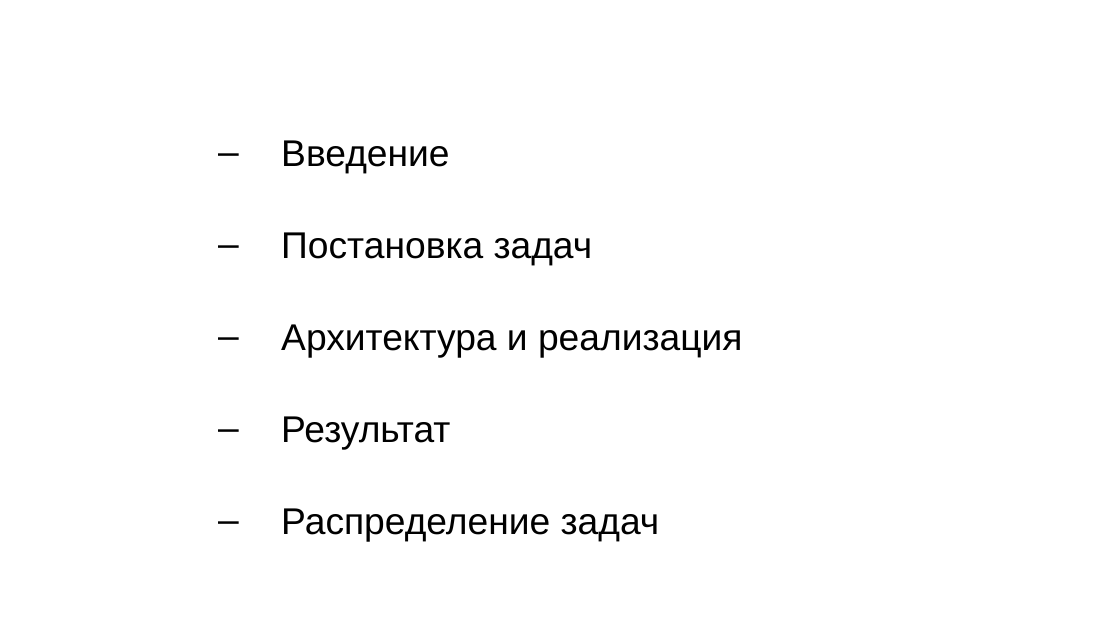
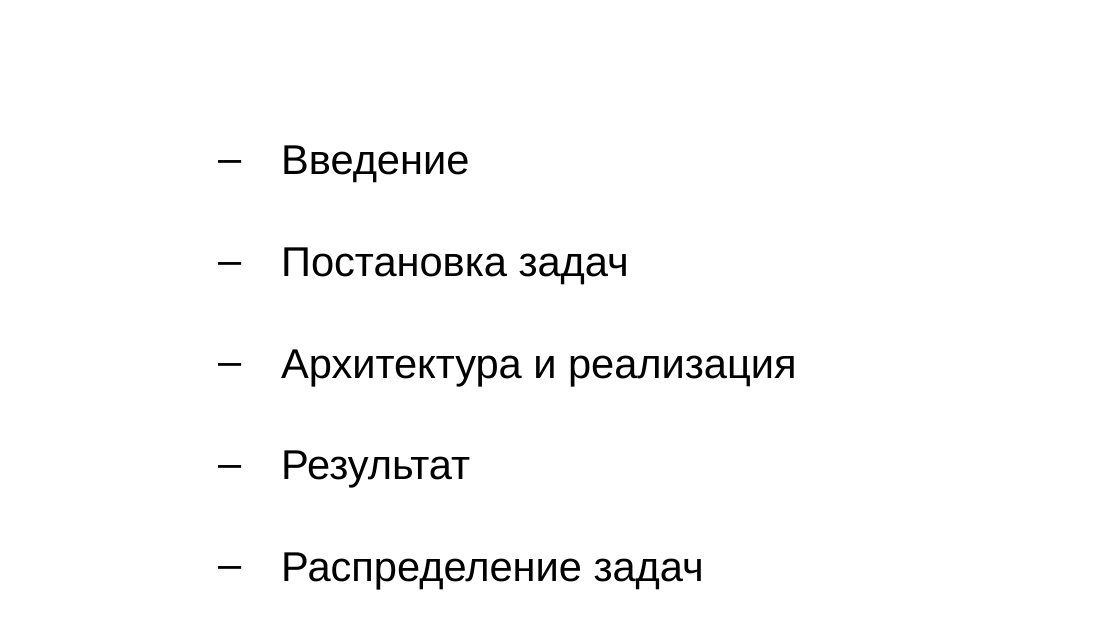
Before and after one commit to Lizurt/Muzkat, a slide deck: slide 2 of docs/ppt.pptx. Drawn at 1120x630 pixels with LibreOffice and Linux fonts; fonts in the diff are those of the drawing; background and template pictures are left out. Boxes give left, top, right and bottom in pixels: in the first picture for what was removed or moved away, otherwise in the second. Text is boxed around its words. In the diff, an @@ line names an element or a change of style, - is before the commit and + after.

```diff
--- a/docs/ppt.pptx
+++ b/docs/ppt.pptx
@@ text "Введение" at [281,145,797,589]: size 31.9 to 35.7 pt @@
```
Also in this commit, not shown: 4 other slides changed, 1 other file.
